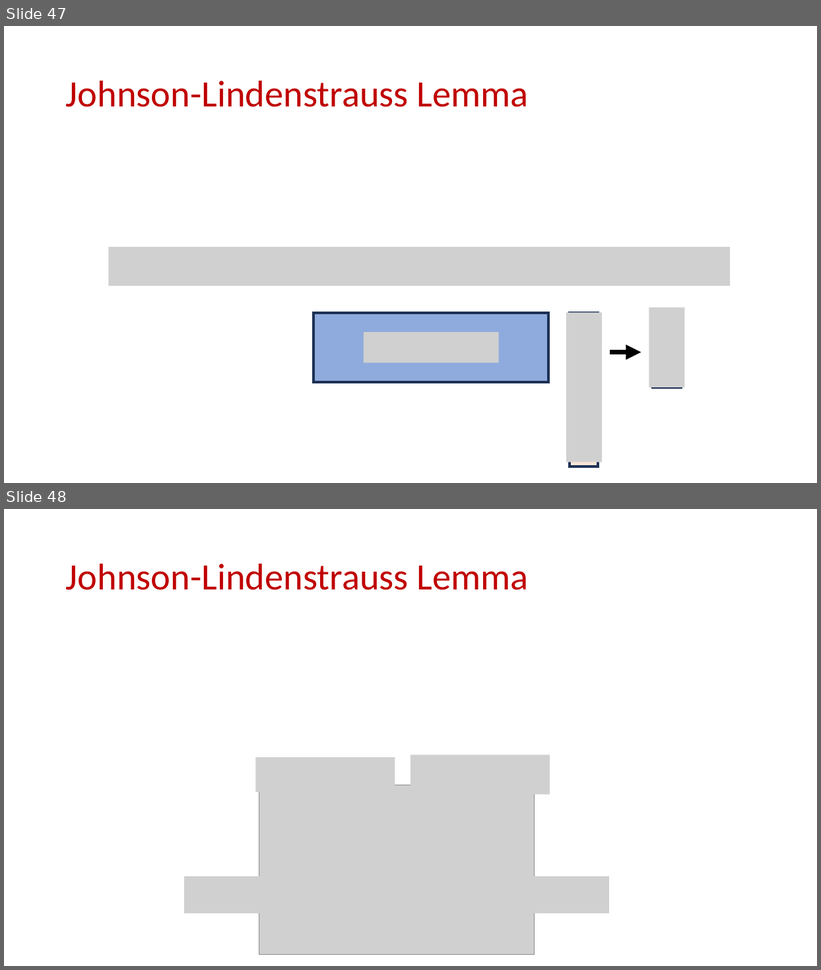
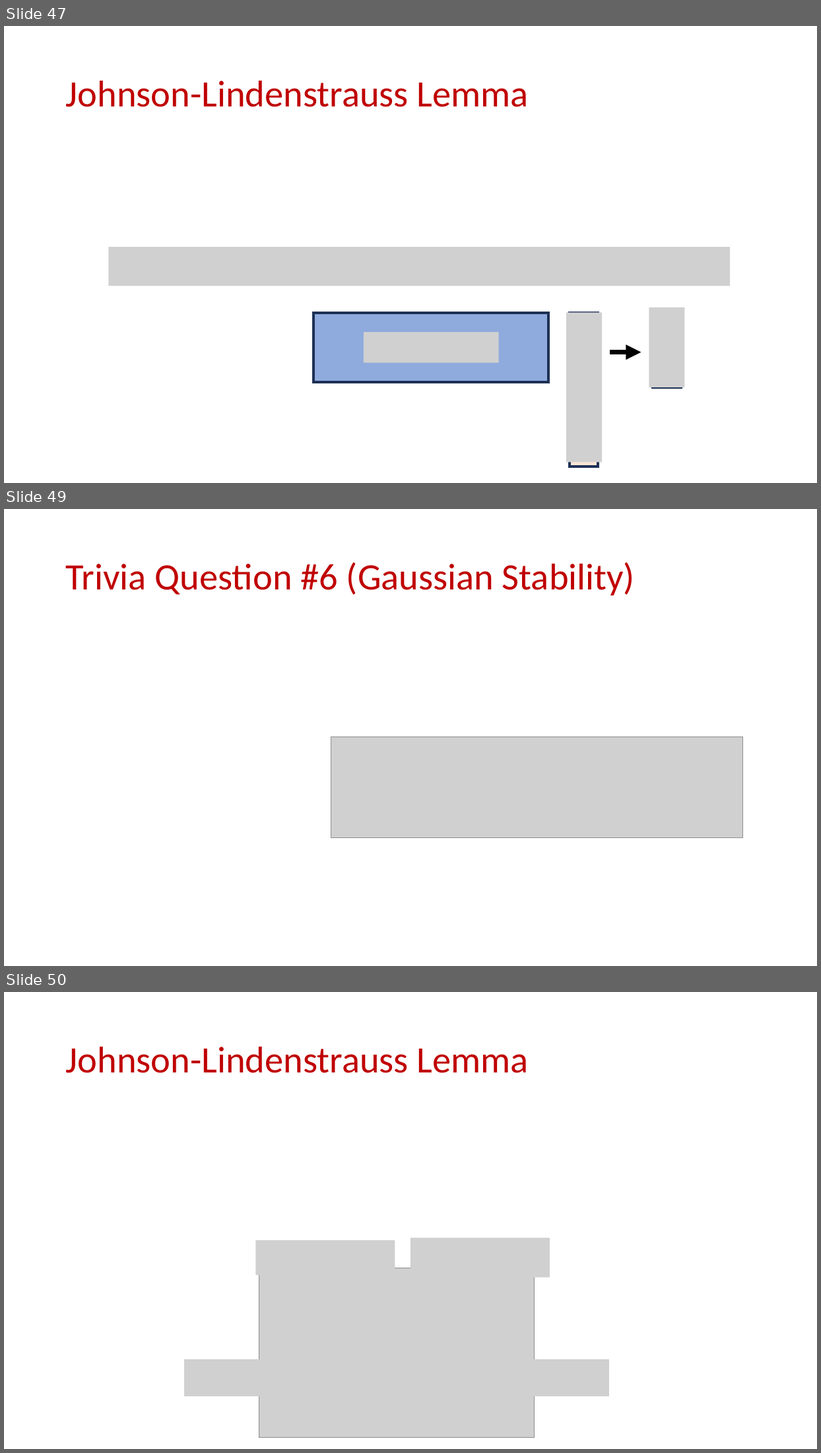
Before and after one commit to samsonzhou/samsonzhou.github.io, a slide deck: CSCE689-23/L7.pptx. Shown one above the other, each under a label of ours: slides 47 and 48 before the commit, slides 47, 49 and 50 after it; the slides between them are not shown. The pictures are 821x970 and 821x1453 pixels, drawn with LibreOffice and Linux fonts; fonts in the diff are those of the drawing; grey boxes stand for pictures. Boxes give left, top, right and bottom in pixels: in the first picture for what was removed or moved away, otherwise in the second. Text is boxed around its words. In the diff, an @@ line names an element or a change of style, - is before the commit and + after.

```diff
--- a/CSCE689-23/L7.pptx
+++ b/CSCE689-23/L7.pptx
@@ slide 49 added at bbox=[4, 509, 817, 966], background #FFFFFF @@
@@ title added at bbox=[66, 562, 635, 595], 44 pt, text #C00000 @@
+Trivia Question #6 (Gaussian Stability)
@@ picture added at bbox=[331, 737, 743, 838] @@
@@ what was slide 48 is now slide 50 @@
```
Also in this commit, not shown: 1 other slide added, 1 other file.
